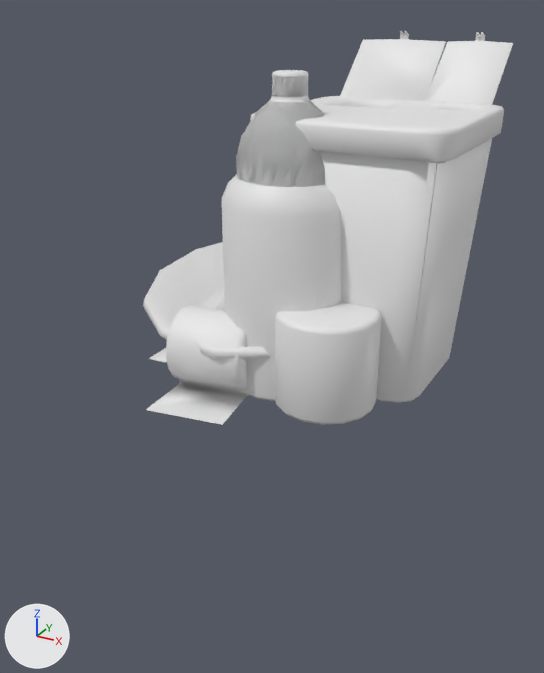
One commit to the FBX model ECOE sim/Assets/Art/Environment/Medical_Supplies.fbx: the scene before it, then after it.
Before and after are seen from a 50 mm camera at (0.198, -0.38, 0.215) aimed at (-0.032, 0.039, 0.005). The axes (+X, +Y, +Z) are drawn at lower left. The lights are the same throughout. The picture after the commit comes second. Where no turn or scale is listed for an object, it has been applied to the vertices.

The older version as bpy lines, for what is in view:
```python
me_circle_010 = bpy.data.meshes.new('Circle.010')
me_circle_010.from_pydata(...)  # 336 vertices, 322 faces; spans x -0.03..0.03, y -0.03..0.03, z 0.001..0.182
me_cube_017 = bpy.data.meshes.new('Cube.017')
me_cube_017.from_pydata(...)  # 56 vertices, 54 faces; spans x -0.12..0.12, y -0.06..0.06, z 0.0..0.07
me_cube_018 = bpy.data.meshes.new('Cube.018')
me_cube_018.from_pydata(...)  # 116 vertices, 116 faces; spans x -0.127..0.127, y -0.076..0.0, z -0.099..0.143
ob_bottlealcohol = bpy.data.objects.new('BottleAlcohol', me_circle_010)
ob_bottlealcohol.location = (0.0, 0.0, 0.0)
ob_glovesbox = bpy.data.objects.new('GlovesBox', me_cube_017)
ob_glovesbox.location = (0.0, 0.0, 0.0)
ob_glovesbox.hide_viewport = True
ob_glovesboxsupport = bpy.data.objects.new('GlovesBoxSupport', me_cube_018)
ob_glovesboxsupport.location = (0.0, 0.0, 0.0)
ob_glovesboxsupport.hide_viewport = True
# also in view: 'BottleSuero' at (0.0, 0.0, 0.075); 'SharpContainer' at (0.037, 0.058, 0.099); 'Kidney' at (-0.049, 0.089, 0.017); 'Bandages' at (-0.013, -0.002, 0.05); 'BottleSoap' at (0.0, 0.0, 0.091)
```
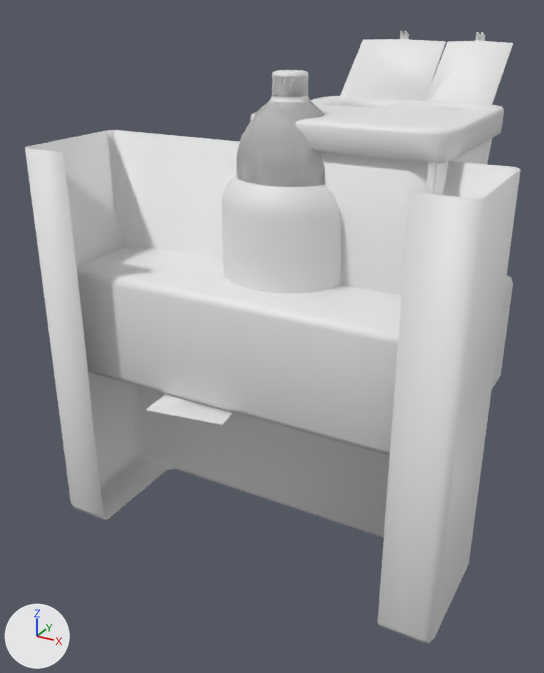
Boxes (x1, y1, x2, y2) around the edits, measured in the pictures (544 x 673 px):
'GlovesBoxSupport', shown
    after: (25, 130, 521, 643)
'GlovesBox', shown
    after: (77, 244, 513, 456)
'Bandages', unchanged, covered by the edit
    before: (146, 297, 382, 425)
    after: (146, 394, 233, 425)
'Kidney', unchanged, covered by the edit
    before: (143, 242, 271, 361)

The change, as a list of edits to the scene's bpy script:
```text
Change ob_glovesbox:
    remove ob_glovesbox.hide_viewport = True
Change ob_glovesboxsupport:
    remove ob_glovesboxsupport.hide_viewport = True
```
